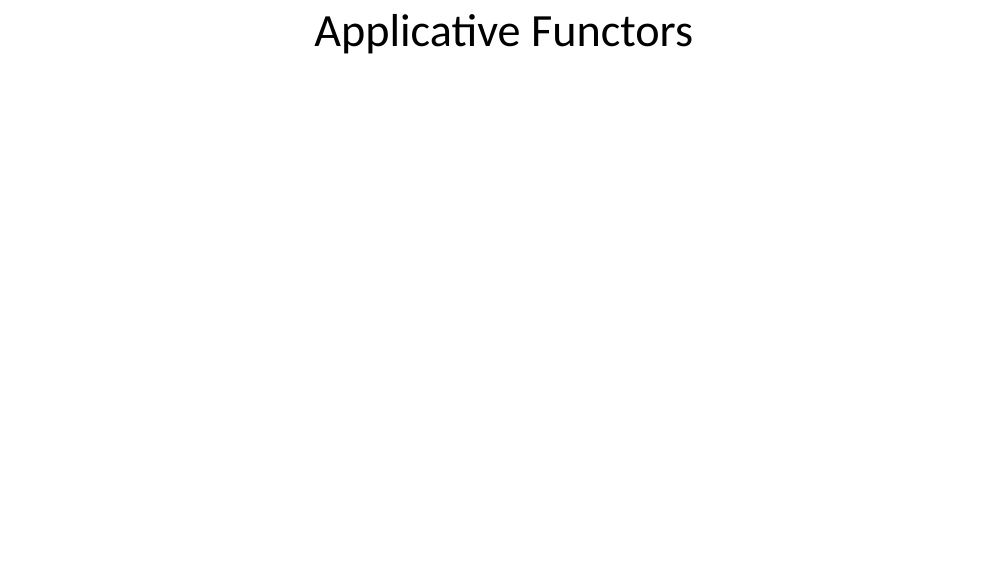
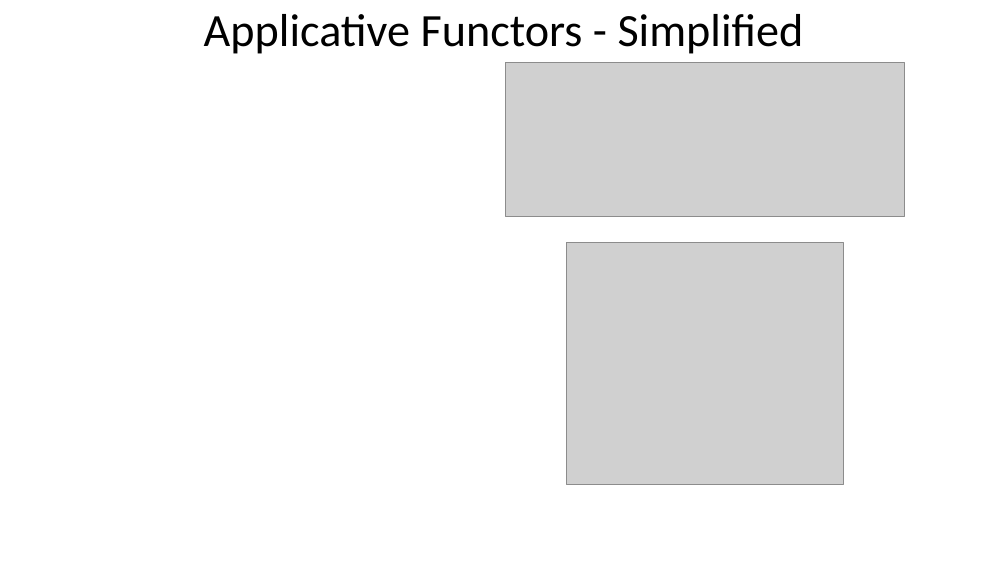
Before and after one commit to LouisJenkinsCS/LLVM-JVM, a slide deck: slide 11 of OPL_Final_Project_Presentation.pptx (slide 7 before the commit). Drawn at 1008x567 pixels with LibreOffice and Linux fonts; fonts in the diff are those of the drawing; grey boxes stand for pictures; background and template pictures are left out. Boxes give left, top, right and bottom in pixels: in the first picture for what was removed or moved away, otherwise in the second. Text is boxed around its words. In the diff, an @@ line names an element or a change of style, - is before the commit and + after.

```diff
--- a/OPL_Final_Project_Presentation.pptx
+++ b/OPL_Final_Project_Presentation.pptx
@@ title at box(204, 14, 804, 54): text changed @@
-Applicative Functors
+Applicative Functors - Simplified
@@ picture added at box(505, 63, 904, 216) @@
@@ picture added at box(567, 242, 843, 485) @@
```
Also in this commit, not shown: 9 other slides changed, 1 slide added, 2 slides removed.
